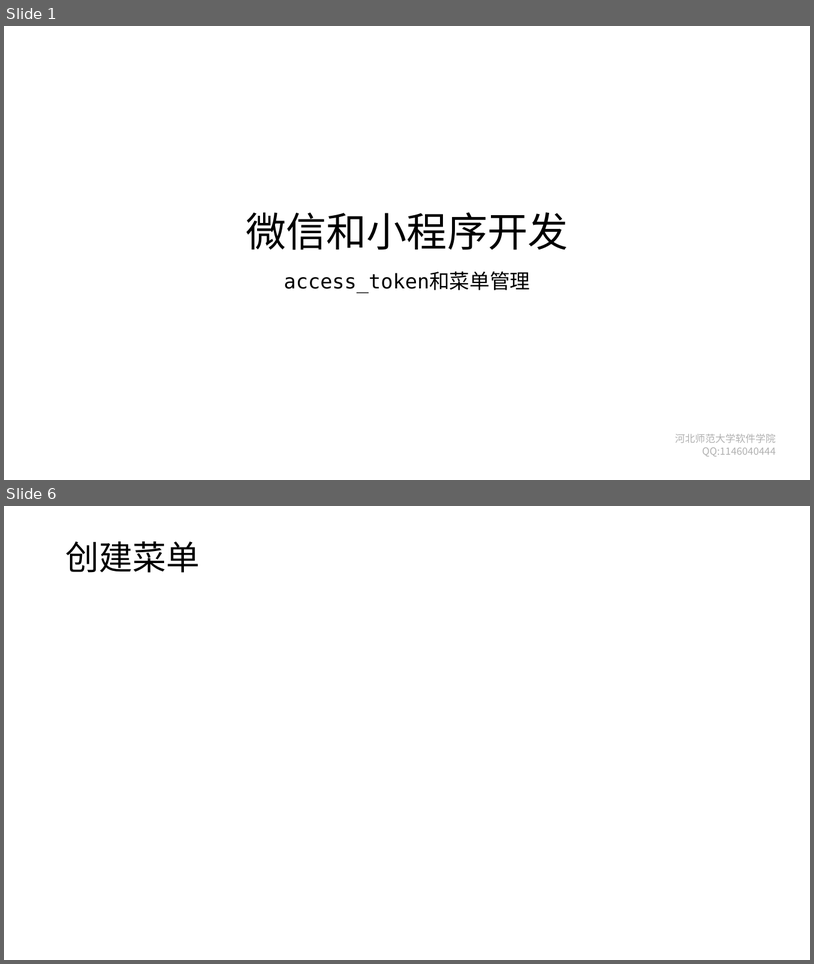
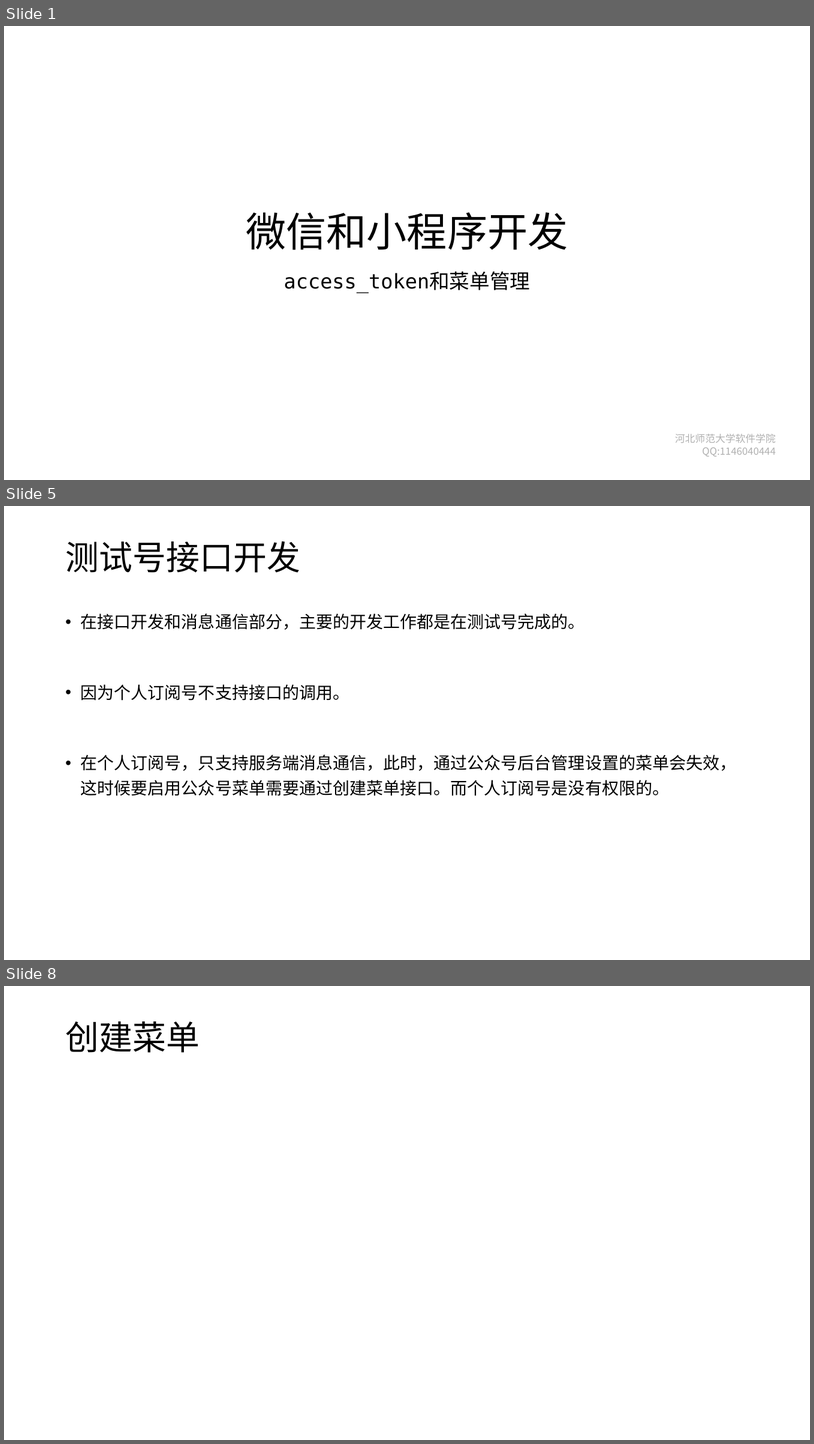
Before and after one commit to edu2act/course-wechat-and-miniprogram, a slide deck: materials/ch13/ch13-access_token和菜单.pptx. Shown one above the other, each under a label of ours: slides 1 and 6 before the commit, slides 1, 5 and 8 after it; the slides between them are not shown. The pictures are 814x964 and 814x1444 pixels, drawn with LibreOffice and Linux fonts; fonts in the diff are those of the drawing; background and template pictures are left out. Boxes give left, top, right and bottom in pixels: in the first picture for what was removed or moved away, otherwise in the second. Text is boxed around its words. In the diff, an @@ line names an element or a change of style, - is before the commit and + after.

```diff
--- a/materials/ch13/ch13-access_token和菜单.pptx
+++ b/materials/ch13/ch13-access_token和菜单.pptx
@@ slide 5 added at (x1=4, y1=506, x2=810, y2=960), background #FFFFFF @@
@@ title added at (x1=65, y1=541, x2=300, y2=573), 40 pt, text #000000 @@
+测试号接口开发
@@ text added at (x1=81, y1=613, x2=737, y2=796), 20 pt, text #000000 @@
+• 在接口开发和消息通信部分，主要的开发工作都是在测试号完成的。
+• 因为个人订阅号不支持接口的调用。
+• 在个人订阅号，只支持服务端消息通信，此时，通过公众号后台管理设置的菜单会失效，这时候要启用公众号菜单需要通过创建菜单接口。而个人订阅号是没有权限的。
@@ what was slide 6 is now slide 8 @@
```
Also in this commit, not shown: 1 slide changed, 4 other slides added, 3 slides removed, 13 other files.
